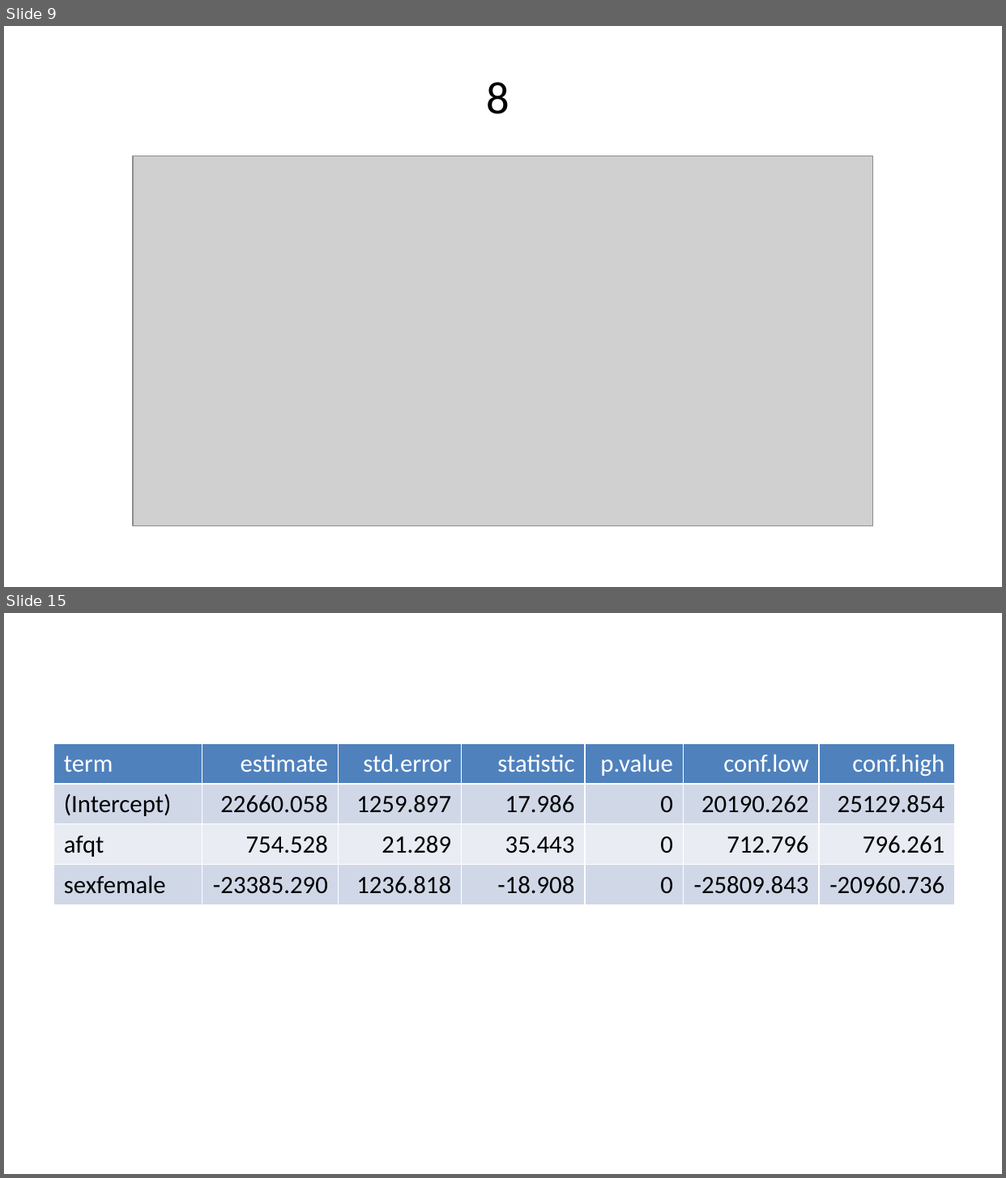
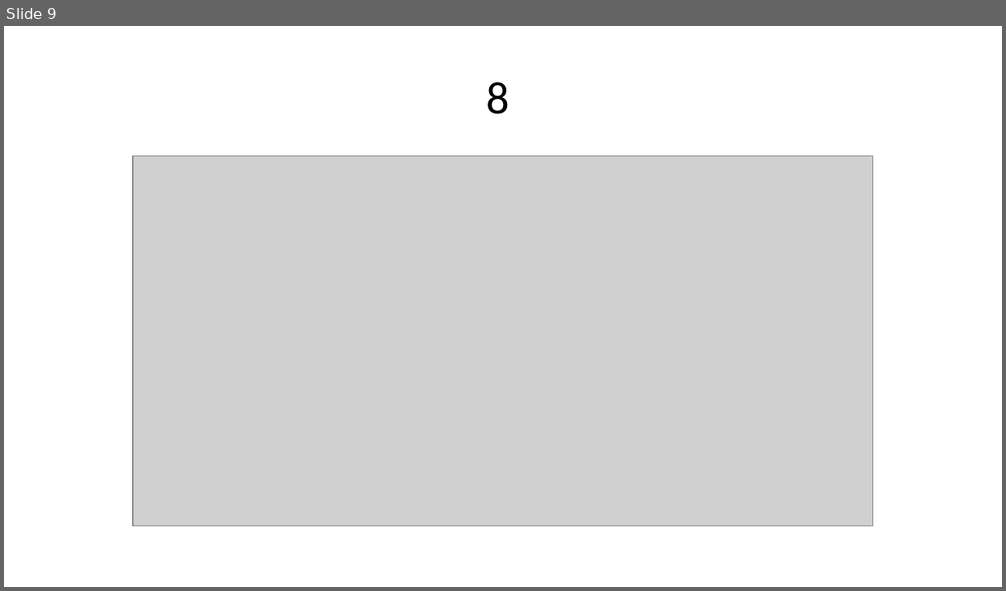
Before and after one commit to H-Vika/MSB105-Assign-2, a slide deck: MSB105 assign 2 presentasjon.pptx. Shown one above the other, each under a label of ours: slides 9 and 15 before the commit, slide 9 after it; the slides between them are not shown. The pictures are 1006x1178 and 1006x591 pixels, drawn with LibreOffice and Linux fonts; fonts in the diff are those of the drawing; grey boxes stand for pictures. Boxes give left, top, right and bottom in pixels: in the first picture for what was removed or moved away, otherwise in the second. Text is boxed around its words. In the diff, an @@ line names an element or a change of style, - is before the commit and + after.

```diff
--- a/MSB105 assign 2 presentasjon.pptx
+++ b/MSB105 assign 2 presentasjon.pptx
@@ slide 15 removed at [4,613,1002,1174], background #FFFFFF @@
@@ table removed at [54,743,956,1114], 4 rows, 7 columns @@
-term | estimate | std.error | statistic | p.value | conf.low | conf.high
-(Intercept) | 22660.058 | 1259.897 | 17.986 | 0 | 20190.262 | 25129.854
-afqt | 754.528 | 21.289 | 35.443 | 0 | 712.796 | 796.261
-sexfemale | -23385.290 | 1236.818 | -18.908 | 0 | -25809.843 | -20960.736
```
Also in this commit, not shown: 3 slides changed, 2 other slides removed, 2 other files.
